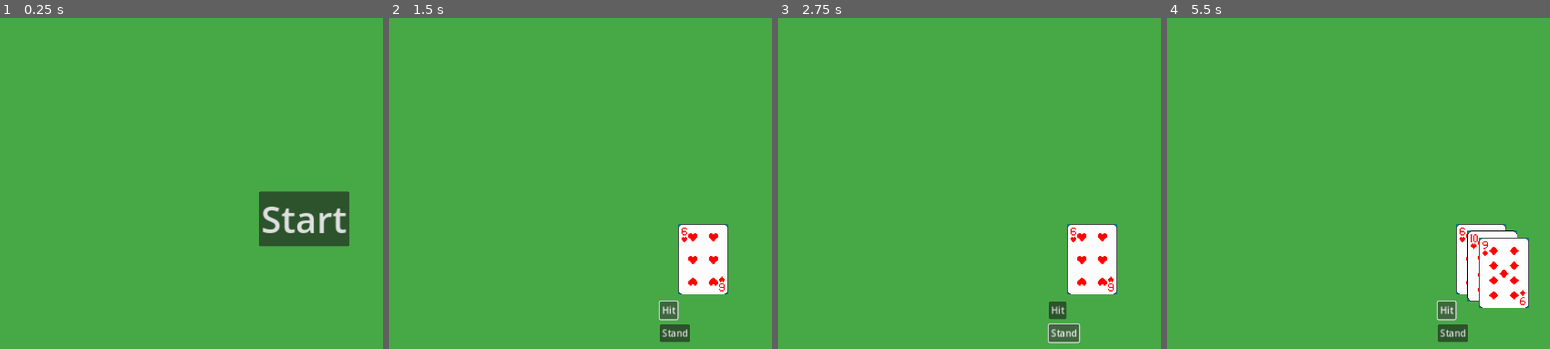
Above: before the commit, frames 1-4 (left to right).
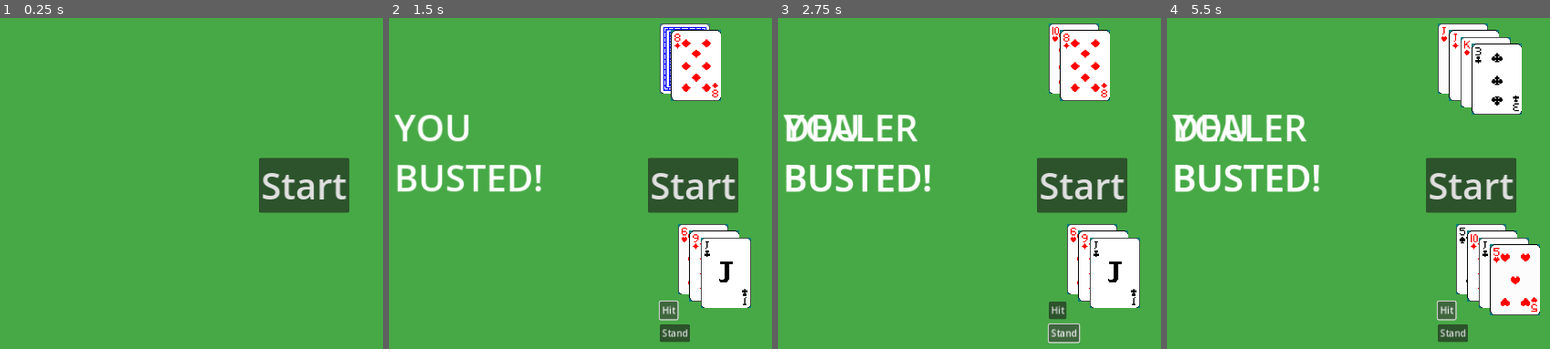
Above: after the commit, the same moments.

Repository: Farhadj5/BlackJack
Game: Godot game, scene res://scenes/main.tscn
The game is run twice, just before and just after one commit, with the same random seed, the same clock (stepped at 60 frames per second) and the same inputs.
Inputs (mouse positions are in pixels of both pictures, inside the frame that each line leads up to):
- Up to frame 1 (0.25 s): no input
- Up to frame 2 (1.5 s): click "Start" at 0.5 s; click "Hit" at 1.25 s
- Up to frame 3 (2.75 s): click "Stand" at 2 s
- Up to frame 4 (5.5 s): click (1469, 186) at 2.75 s, where only the run after the commit has a clickable "Start"; click "Hit" at 3.5 s; click "Stand" at 4.25 s; click "Hit" at 5 s

The runs differ from the first frame. In frame 1, 5.3% of the frame differs, in the area x 67-92%, y 42-70%; in frame 2, 12%; in frame 3, 13%; in frame 4, 14%, in the area x 1-98%, y 1-90%.

Commit message:
blackjack kindof working. aces are counted as 1 though

Diff:
--- /dev/null
+++ b/scenes/cards.tscn
@@ -0,0 +1,46 @@
+[gd_scene load_steps=7 format=3 uid="uid://b44nl1jlq1elu"]
+
+[ext_resource type="Script" path="res://scripts/cards.gd" id="1_ak0im"]
+[ext_resource type="Texture2D" uid="uid://uwl527a7dcs3" path="res://art/Cards/Clubs-88x124.png" id="2_inpft"]
+[ext_resource type="Texture2D" uid="uid://cdttk3f4svh63" path="res://art/Cards/Diamonds-88x124.png" id="3_8f86j"]
+[ext_resource type="Texture2D" uid="uid://bhjh2v7d288ar" path="res://art/Cards/Hearts-88x124.png" id="4_2otsa"]
+[ext_resource type="Texture2D" uid="uid://rl105p63eibn" path="res://art/Cards/Spades-88x124.png" id="5_oox66"]
+[ext_resource type="Texture2D" uid="uid://vl8mjsec6j5i" path="res://art/Cards/Card_Back-88x124.png" id="6_qdhy5"]
+
+[node name="Cards" type="Node2D"]
+script = ExtResource("1_ak0im")
+
+[node name="HeartsSprite" type="Sprite2D" parent="."]
+visible = false
+position = Vector2(44, 62)
+texture = ExtResource("4_2otsa")
+hframes = 5
+vframes = 3
+
+[node name="DiamondsSprite" type="Sprite2D" parent="."]
+visible = false
+position = Vector2(44, 62)
+texture = ExtResource("3_8f86j")
+hframes = 5
+vframes = 3
+
+[node name="ClubsSprite" type="Sprite2D" parent="."]
+visible = false
+position = Vector2(44, 62)
+texture = ExtResource("2_inpft")
+hframes = 5
+vframes = 3
+
+[node name="SpadesSprite" type="Sprite2D" parent="."]
+visible = false
+position = Vector2(44, 62)
+texture = ExtResource("5_oox66")
+hframes = 5
+vframes = 3
+
+[node name="BackOfCardSprite" type="Sprite2D" parent="."]
+visible = false
+position = Vector2(44, 62)
+texture = ExtResource("6_qdhy5")
+hframes = 2
+frame = 1
--- a/scenes/clubs.gd
+++ /dev/null
@@ -1,14 +0,0 @@
-extends Node2D
-
-
-# Called when the node enters the scene tree for the first time.
-func _ready():
-	pass # Replace with function body.
-
-
-# Called every frame. 'delta' is the elapsed time since the previous frame.
-func _process(delta):
-	pass
-
-func setCardRank(rank: int):
-	$CardSprite.frame = rank-1
--- a/scenes/clubs.tscn
+++ /dev/null
@@ -1,13 +0,0 @@
-[gd_scene load_steps=3 format=3 uid="uid://b44nl1jlq1elu"]
-
-[ext_resource type="Script" path="res://scenes/clubs.gd" id="1_7bokp"]
-[ext_resource type="Texture2D" uid="uid://uwl527a7dcs3" path="res://art/Cards/Clubs-88x124.png" id="1_n8pu4"]
-
-[node name="Clubs" type="Node2D"]
-script = ExtResource("1_7bokp")
-
-[node name="CardSprite" type="Sprite2D" parent="."]
-position = Vector2(44, 62)
-texture = ExtResource("1_n8pu4")
-hframes = 5
-vframes = 3
--- /dev/null
+++ b/scenes/dealer_hand.tscn
@@ -0,0 +1,9 @@
+[gd_scene load_steps=2 format=3 uid="uid://dl2827e8llwpp"]
+
+[ext_resource type="Script" path="res://scripts/dealer_hand.gd" id="1_yi1v3"]
+
+[node name="DealerHand" type="Node2D"]
+script = ExtResource("1_yi1v3")
+
+[node name="DealerHandStart" type="Marker2D" parent="."]
+position = Vector2(576, 64)
--- a/scenes/diamonds.gd
+++ /dev/null
@@ -1,14 +0,0 @@
-extends Node2D
-
-
-# Called when the node enters the scene tree for the first time.
-func _ready():
-	pass # Replace with function body.
-
-
-# Called every frame. 'delta' is the elapsed time since the previous frame.
-func _process(delta):
-	pass
-
-func setCardRank(rank: int):
-	$CardSprite.frame = rank-1
--- a/scenes/diamonds.tscn
+++ /dev/null
@@ -1,13 +0,0 @@
-[gd_scene load_steps=3 format=3 uid="uid://igkhucwo4fyf"]
-
-[ext_resource type="Texture2D" uid="uid://cdttk3f4svh63" path="res://art/Cards/Diamonds-88x124.png" id="1_5vny5"]
-[ext_resource type="Script" path="res://scenes/diamonds.gd" id="1_rhnvo"]
-
-[node name="Diamonds" type="Node2D"]
-script = ExtResource("1_rhnvo")
-
-[node name="CardSprite" type="Sprite2D" parent="."]
-position = Vector2(44, 62)
-texture = ExtResource("1_5vny5")
-hframes = 5
-vframes = 3
--- a/scenes/hearts.gd
+++ /dev/null
@@ -1,14 +0,0 @@
-extends Node2D
-
-
-# Called when the node enters the scene tree for the first time.
-func _ready():
-	pass # Replace with function body.
-
-
-# Called every frame. 'delta' is the elapsed time since the previous frame.
-func _process(delta):
-	pass
-
-func setCardRank(rank: int):
-	$CardSprite.frame = rank-1
--- a/scenes/hearts.tscn
+++ /dev/null
@@ -1,13 +0,0 @@
-[gd_scene load_steps=3 format=3 uid="uid://ctyle4b4btrs4"]
-
-[ext_resource type="Texture2D" uid="uid://bhjh2v7d288ar" path="res://art/Cards/Hearts-88x124.png" id="1_d6q60"]
-[ext_resource type="Script" path="res://scenes/hearts.gd" id="1_i6jky"]
-
-[node name="Hearts" type="Node2D"]
-script = ExtResource("1_i6jky")
-
-[node name="CardSprite" type="Sprite2D" parent="."]
-position = Vector2(44, 62)
-texture = ExtResource("1_d6q60")
-hframes = 5
-vframes = 3
--- a/scenes/main.tscn
+++ b/scenes/main.tscn
@@ -13,4 +13,32 @@
 
 [node name="StartMenu" parent="." instance=ExtResource("2_0je7t")]
 
+[node name="PlayerBustText" type="RichTextLabel" parent="."]
+visible = false
+anchors_preset = 5
+anchor_left = 0.5
+anchor_right = 0.5
+offset_left = -530.0
+offset_top = 202.0
+offset_right = -266.0
+offset_bottom = 378.0
+grow_horizontal = 2
+theme_override_font_sizes/normal_font_size = 64
+text = "YOU BUSTED!"
+fit_content = true
+
+[node name="DealerBustText" type="RichTextLabel" parent="."]
+visible = false
+anchors_preset = 5
+anchor_left = 0.5
+anchor_right = 0.5
+offset_left = -530.0
+offset_top = 202.0
+offset_right = -266.0
+offset_bottom = 378.0
+grow_horizontal = 2
+theme_override_font_sizes/normal_font_size = 64
+text = "DEALER BUSTED!"
+fit_content = true
+
 [connection signal="start_game" from="StartMenu" to="." method="start_game"]
--- a/scenes/player_hand.gd
+++ /dev/null
@@ -1,36 +0,0 @@
-extends Node2D
-signal get_card_from_deck
-var clubs = preload("res://scenes/clubs.tscn")
-var hearts = preload("res://scenes/hearts.tscn")
-var spades = preload("res://scenes/spades.tscn")
-var diamonds = preload("res://scenes/diamonds.tscn")
-
-var totalHandValue = 0
-var cardsInHand = 0
-# Called when the node enters the scene tree for the first time.
-func _ready():
-	pass # Replace with function body.
-
-func display_card(card : PlayingCardData):
-	var cardObject = null
-	match card.suit:
-		Global.Suit.HEART:
-			cardObject = hearts.instantiate()
-		Global.Suit.DIAMOND:
-			cardObject = diamonds.instantiate()
-		Global.Suit.SPADE:
-			cardObject = spades.instantiate()
-		Global.Suit.CLUB:
-			cardObject = clubs.instantiate()
-	cardObject.position = $PlayerHandStart.position
-	cardObject.position.x += Global.xIncrement * cardsInHand
-	cardObject.position.y += Global.yIncrement * cardsInHand
-	cardObject.setCardRank(card.rank)
-	add_child(cardObject)
-	cardsInHand+=1
-	totalHandValue+=card.rank
-	print(totalHandValue)
-
-
-func _on_hit_pressed():
-	get_card_from_deck.emit()
--- a/scenes/player_hand.tscn
+++ b/scenes/player_hand.tscn
@@ -1,9 +1,9 @@
 [gd_scene load_steps=2 format=3 uid="uid://bgwu6ytk5xf02"]
 
-[ext_resource type="Script" path="res://scenes/player_hand.gd" id="1_gbyc6"]
+[ext_resource type="Script" path="res://scripts/player_hand.gd" id="1_2beue"]
 
 [node name="PlayerHand" type="Node2D"]
-script = ExtResource("1_gbyc6")
+script = ExtResource("1_2beue")
 
 [node name="PlayerHandStart" type="Marker2D" parent="."]
 position = Vector2(608, 416)
@@ -25,3 +25,4 @@
 text = "Stand"
 
 [connection signal="pressed" from="HandGUI/Hit" to="." method="_on_hit_pressed"]
+[connection signal="pressed" from="HandGUI/Stand" to="." method="_on_stand_pressed"]
--- a/scenes/spades.gd
+++ /dev/null
@@ -1,14 +0,0 @@
-extends Node2D
-
-
-# Called when the node enters the scene tree for the first time.
-func _ready():
-	pass # Replace with function body.
-
-
-# Called every frame. 'delta' is the elapsed time since the previous frame.
-func _process(delta):
-	pass
-
-func setCardRank(rank: int):
-	$CardSprite.frame = rank-1
--- a/scenes/spades.tscn
+++ /dev/null
@@ -1,13 +0,0 @@
-[gd_scene load_steps=3 format=3 uid="uid://b4uy1ox45iv47"]
-
-[ext_resource type="Script" path="res://scenes/spades.gd" id="1_jhldp"]
-[ext_resource type="Texture2D" uid="uid://rl105p63eibn" path="res://art/Cards/Spades-88x124.png" id="1_uoioj"]
-
-[node name="Spades" type="Node2D"]
-script = ExtResource("1_jhldp")
-
-[node name="CardSprite" type="Sprite2D" parent="."]
-position = Vector2(44, 62)
-texture = ExtResource("1_uoioj")
-hframes = 5
-vframes = 3
--- a/scenes/start_menu.tscn
+++ b/scenes/start_menu.tscn
@@ -1,15 +1,15 @@
 [gd_scene load_steps=2 format=3 uid="uid://donx3mc4066gc"]
 
-[ext_resource type="Script" path="res://scenes/start_menu.gd" id="1_w0jpj"]
+[ext_resource type="Script" path="res://scripts/start_menu.gd" id="1_w0jpj"]
 
 [node name="CanvasLayer" type="CanvasLayer"]
 script = ExtResource("1_w0jpj")
 
 [node name="StartButton" type="Button" parent="."]
 offset_left = 555.0
-offset_top = 359.0
+offset_top = 300.015
 offset_right = 713.0
-offset_bottom = 455.0
+offset_bottom = 396.015
 theme_override_font_sizes/font_size = 64
 text = "Start"
 
--- /dev/null
+++ b/scripts/cards.gd
@@ -0,0 +1,22 @@
+extends Node2D
+
+
+var cardSprite = null;
+var cardData: PlayingCardData = null
+func setCardVisible(isVisible: bool):
+	$BackOfCardSprite.visible = !isVisible
+
+func setCard(card : PlayingCardData, isVisible: bool):
+	cardData = card
+	setCardVisible(isVisible)
+	match card.suit:
+		Global.Suit.HEART:
+			cardSprite = $HeartsSprite
+		Global.Suit.DIAMOND:
+			cardSprite = $DiamondsSprite
+		Global.Suit.CLUB:
+			cardSprite = $ClubsSprite
+		Global.Suit.SPADE:
+			cardSprite = $SpadesSprite
+	cardSprite.visible = true
+	cardSprite.frame = card.rank-1
--- /dev/null
+++ b/scripts/dealer_hand.gd
@@ -0,0 +1,42 @@
+extends Node2D
+signal dealer_bust
+signal dealer_stand
+
+var cards = preload("res://scenes/cards.tscn")
+
+var totalHandValue = 0
+var cardsInHand = 0
+var hiddenCard: Node = null
+
+#double work function (dealer and player)
+func dealCard(card: PlayingCardData, isVisible: bool) -> bool:
+	var cardObject = cards.instantiate()
+
+	cardObject.position = $DealerHandStart.position
+	cardObject.position.x += Global.xIncrement * cardsInHand
+	cardObject.position.y += Global.yIncrement * cardsInHand
+	cardObject.setCard(card, isVisible)
+	add_child(cardObject)
+	cardsInHand+=1
+	if !isVisible:
+		hiddenCard = cardObject
+	else:
+		return incrementHandCount(card.rank)
+	return true
+
+#double work function (dealer and player)
+func incrementHandCount(incVal: int):
+	if incVal > 10:
+		incVal = 10
+	totalHandValue+=incVal
+	if totalHandValue > 21:
+		dealer_bust.emit()
+		return false
+	if totalHandValue > 16:
+		dealer_stand.emit()
+		return false
+	return true
+
+func showHiddenCard():
+	hiddenCard.setCardVisible(true)
+	incrementHandCount(hiddenCard.cardData.rank)
--- a/scripts/main.gd
+++ b/scripts/main.gd
@@ -1,6 +1,10 @@
 extends Node
 
+@export var deckCount = 1
 var player_hand_scene = preload("res://scenes/player_hand.tscn")
+var dealer_hand_scene = preload("res://scenes/dealer_hand.tscn")
+var dealerHand = null
+var playerHands = []
 const suits : Array[String] = ["spades","clubs","hearts","diamonds"]
 var deck : Array[PlayingCardData] = []
 
@@ -12,6 +16,7 @@
 	pass
 
 func generateDeck(deckCount: int):
+	deck = []
 	for i in range(deckCount):
 		for suit in len(Global.Suit):
 			for rank in range(1,14):
@@ -29,13 +34,61 @@
 		deck[j] = tmp
 
 
-func dealFromDeck(playerHand):
-	playerHand.display_card(deck.pop_back());
+func dealCard(personHand: Node, isVisible: bool=true) -> bool:
+	if (len(deck) == 0):
+		generateDeck(deckCount)
+		shuffleDeck()
+	return personHand.dealCard(deck.pop_back(),isVisible);
 
 func start_game(deckCount: int):
+	for hand in playerHands:
+		hand.queue_free()
+
+	#Am I not freeing memory? If I dont do this, node objects stay in array, even after queue_free() and free() calls
+	playerHands = []
+	if dealerHand:
+		dealerHand.queue_free()
+	deckCount = deckCount
 	generateDeck(deckCount)
 	shuffleDeck()
+	$PlayerBustText.hide()
+	$DealerBustText.hide()
 	$StartMenu.hide()
 	var playerHand = player_hand_scene.instantiate()
-	playerHand.connect("get_card_from_deck",dealFromDeck.bind(playerHand))
+	playerHand.connect("get_card_from_deck",dealCard.bind(playerHand))
+	playerHand.connect("player_stand", player_stand)
+	playerHand.connect("player_bust", player_bust)
+	dealerHand = dealer_hand_scene.instantiate()
+	dealerHand.connect("dealer_stand",dealer_stand)
+	dealerHand.connect("dealer_bust",dealer_bust)
+	dealCard(playerHand)
+	dealCard(dealerHand, false)
+	dealCard(playerHand)
+	dealCard(dealerHand)
 	add_child(playerHand)
+	add_child(dealerHand)
+	playerHands.append(playerHand)
+
+func player_stand():
+	start_dealer()
+
+func player_bust():
+	$PlayerBustText.visible = true
+	$StartMenu.visible = true
+
+func dealer_stand():
+	if dealerHand.totalHandValue > playerHands[0].totalHandValue:
+		player_bust()
+	else:
+		dealer_bust()
+
+func dealer_bust():
+	$DealerBustText.visible = true
+	$StartMenu.visible = true
+
+func start_dealer():
+	dealerHand.showHiddenCard()
+	var keepDealing = true
+	while keepDealing:
+		await get_tree().create_timer(1).timeout
+		keepDealing = dealCard(dealerHand)
--- /dev/null
+++ b/scripts/player_hand.gd
@@ -0,0 +1,36 @@
+extends Node2D
+signal get_card_from_deck
+signal player_stand
+signal player_bust
+
+var cards = preload("res://scenes/cards.tscn")
+
+var totalHandValue = 0
+var cardsInHand = 0
+
+#double work function (dealer and player)
+func dealCard(card: PlayingCardData, isVisible: bool):
+	var cardObject = cards.instantiate()
+	cardObject.position = $PlayerHandStart.position
+	cardObject.position.x += Global.xIncrement * cardsInHand
+	cardObject.position.y += Global.yIncrement * cardsInHand
+	cardObject.setCard(card, isVisible)
+	add_child(cardObject)
+	cardsInHand+=1
+	incrementHandCount(card.rank)
+	return true
+
+#double work function (dealer and player)
+func incrementHandCount(incVal: int):
+		if incVal > 10:
+			incVal = 10
+		totalHandValue+=incVal
+		if totalHandValue > 21:
+			player_bust.emit()
+
+func _on_hit_pressed():
+	get_card_from_deck.emit()
+
+
+func _on_stand_pressed():
+	player_stand.emit()
Renamed: scenes/start_menu.gd -> scripts/start_menu.gd
